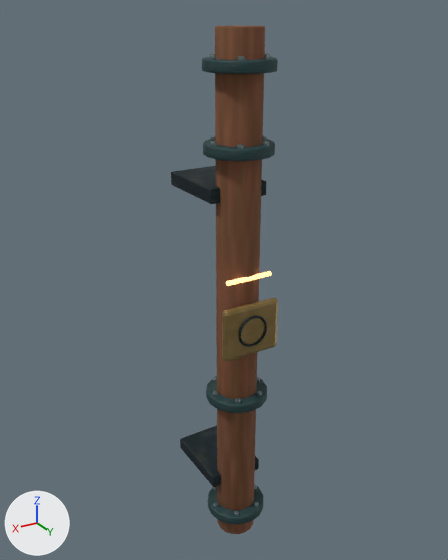
Two versions of the glTF model games/knock-first/public/knock-first/models/resonator.glb, one commit apart.
One viewpoint serves both versions: a 50 mm lens placed at (1.48, 2.33, 2.7), pointed at (-0.01, -0.14, 1.46). Lighting does not change. The marker at lower left points along +X, +Y and +Z. The picture after the commit comes second. Vertices at exactly the same position are counted once.

Before the edit, the objects in view are built like this:
```python
me_cylinder_008 = bpy.data.meshes.new('Cylinder.008')
me_cylinder_008.from_pydata(...)  # 3628 vertices, 7124 faces; spans x -0.16..0.16, y -0.39..0.16, z 0.0..2.65
# faces by material slot: [6920, 204]
me_cylinder_008.materials.append(mat_archive_atlas)
me_cylinder_008.materials.append(mat_lamp_warm)  # beige #ffc786, glowing beige #ffc786
ob_resonator_mesh = bpy.data.objects.new('resonator_Mesh', me_cylinder_008)
ob_resonator_mesh.location = (0.0, 0.0, 0.0)
```
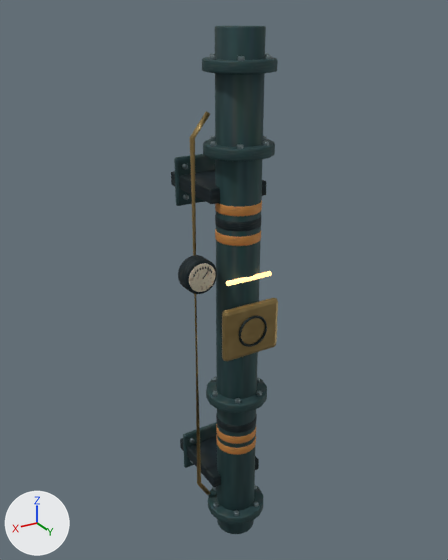
Pixel boxes [x1, y1, x2, y2] of what changed, in the pictures (448 x 560 px):
part 1 of me_cylinder_008, added: after [183, 422, 217, 468]
part 2 of me_cylinder_008, added: after [174, 154, 215, 206]
part 3 of me_cylinder_008, built on: before [223, 298, 277, 361]; after [178, 26, 266, 534]

Patch to the scene script:
```diff
--- a/games/knock-first/public/knock-first/models/resonator.glb.py
+++ b/games/knock-first/public/knock-first/models/resonator.glb.py
@@ me_cylinder_008 @@
 # used by ob_resonator_mesh; location = (0.0, 0.0, 0.0)
-me_cylinder_008.from_pydata(...)  # 3628 vertices, 7124 faces; spans x -0.16..0.16, y -0.39..0.16, z 0.0..2.65
+me_cylinder_008.from_pydata(...)  # 6360 vertices, 12468 faces; spans x -0.17..0.31, y -0.39..0.16, z 0.0..2.65
+# me_cylinder_008 part 1: the loose piece of 56 vertices spanning x -0.15..0.15, y -0.39..0.01, z 0.32..0.39 is copied, and the copy is scaled about its middle by (1.09, 0.0292, 3.7), then moved by (0.0, -0.12, 0.0); it spans x -0.17..0.17, y -0.32..-0.3, z 0.23..0.47
+# me_cylinder_008 part 2: the loose piece of 56 vertices spanning x -0.15..0.15, y -0.39..0.01, z 1.91..1.99 is copied, and the copy is scaled about its middle by (1.09, 0.0292, 3.7), then moved by (0.0, -0.12, 0.0); it spans x -0.17..0.17, y -0.32..-0.3, z 1.83..2.07
+# me_cylinder_008 part 3: 4 vertices removed from x -0.15..0.15, y 0.12, z 1.17..1.43; 1560 vertices added at x -0.11..0.31, y -0.11..0.11, z 0.0..2.65
+# other edits to the shape of me_cylinder_008 do not show in these pictures
 me_cylinder_008.materials.append(mat_archive_atlas)
```
